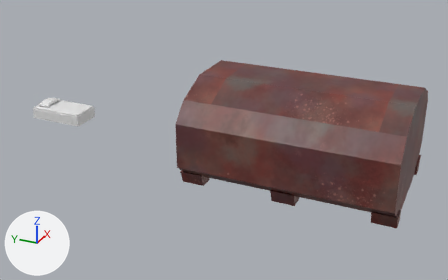
The Blender file Blender/furniture apod.blend: old version first, new version second.
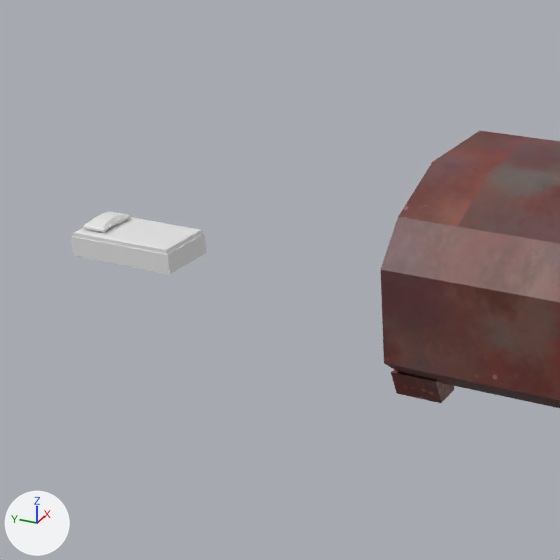
Each version appears first whole from a camera (50 mm lens) standing at (-21.14, -17.09, 11.1) and looking at (-0.01, -7.58, 0.53), and next in a close-up on the part from 0% to 58% of the width and 0% to 92% of the height. The lights are fixed; the arrows at lower left show +X, +Y and +Z. The last two pictures show the newer version.
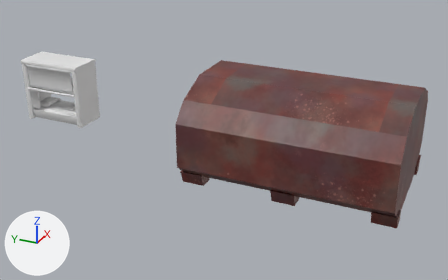
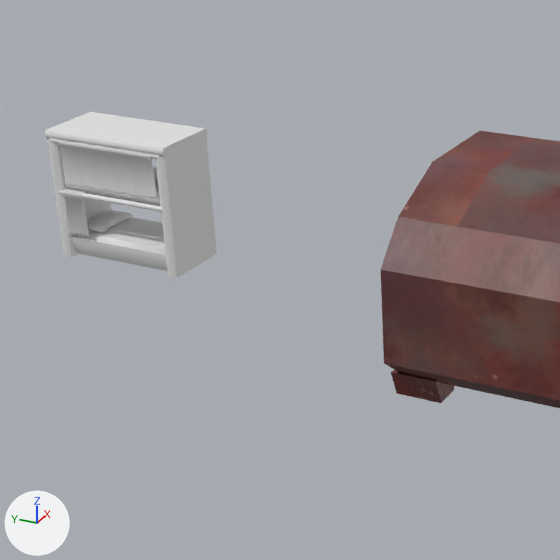
The change, as a list of edits to the scene's bpy script:
```text
Change me_cube_001:
    used by ob_cube; location = (0.34, 0.75, 0.31)
    remove me_cube_001.from_pydata(...)  # 52 vertices, 46 faces; spans x -0.66..0.66, y -1.25..1.25, z -0.31..0.43
    add me_cube_001.from_pydata(...)  # 372 vertices, 344 faces; spans x -0.78..0.78, y -1.48..1.49, z -0.32..2.49
    me_cube_001 part 1: the loose piece of 12 vertices spanning x -0.64..0.64, y -1.21..1.21, z -0.24..0.24 is copied, and the copy is scaled about its middle by (1, 1, 0.379), then moved by (0.0, 0.0, 1.41); it spans x -0.64..0.64, y -1.21..1.21, z 1.32..1.51
    me_cube_001 part 2: a new loose piece, a 6-sided cylinder along y spanning x -0.76..-0.66, y -1.36..1.37, z 2.23..2.35
    me_cube_001 part 3: a new loose piece, a 6-sided cylinder along y spanning x -0.76..-0.66, y -1.36..1.35, z 1.1..1.22
    me_cube_001 part 4: the loose piece of 32 vertices spanning x -0.48..0.46, y 0.5..1.09, z 0.24..0.43 is rebuilt with 32 vertices and now spans x -0.49..0.54, y 0.52..1.17, z 0.24..0.45
    me_cube_001 part 5: a new loose piece of 100 vertices spanning x -0.77..-0.62, y 0.7..1.24, z 0.25..1.22
    me_cube_001 part 6: a new loose piece of 100 vertices spanning x -0.77..-0.62, y -1.16..1.18, z 1.35..2.32
    me_cube_001 part 7
    8 vertices are removed from x -0.66..0.66, y -1.25..1.25, z -0.31..-0.24
    10 faces are deleted
    40 vertices are added at x -0.78..0.78, y -1.48..1.49, z -0.32..2.49
    12 new vertices lie (1.42, 0.0, 0.0) away from vertices in x -0.71, y -1.48..1.49, z -0.32..2.49
    8 new vertices lie (0.0, 2.5, 0.0) away from vertices in x -0.66..0.66, y -1.25, z -0.31..1.4
    56 new faces join them
    me_cube_001 part 8: 6 kept faces spanning x -0.66..0.66, y -1.25..1.25, z 0.13..0.24 are now shaded smooth
    other edits to the shape of me_cube_001 do not show in these pictures
```

Where the change shows, as pixel boxes (x1, y1, x2, y2) in the close-ups (560 x 560 px):
'Cube', reshaped (27% wider, 157% taller)
    before: (71, 211, 207, 275)
    after: (44, 112, 217, 278)
part 1 of me_cube_001, added
    after: (153, 167, 159, 196)
part 2 of me_cube_001, added
    after: (50, 138, 159, 159)
part 3 of me_cube_001, added
    after: (59, 190, 163, 212)
part 4 of me_cube_001, rebuilt
    before: (83, 211, 131, 233)
    after: (87, 210, 132, 233)
part 5 of me_cube_001, added
    after: (62, 189, 89, 236)
part 6 of me_cube_001, added
    after: (58, 140, 157, 197)
part 7 of me_cube_001, built on
    before: (71, 230, 207, 275)
    after: (44, 112, 217, 278)
part 8 of me_cube_001, shading changed
    before: (71, 217, 205, 255)
    after: (71, 217, 166, 255)
